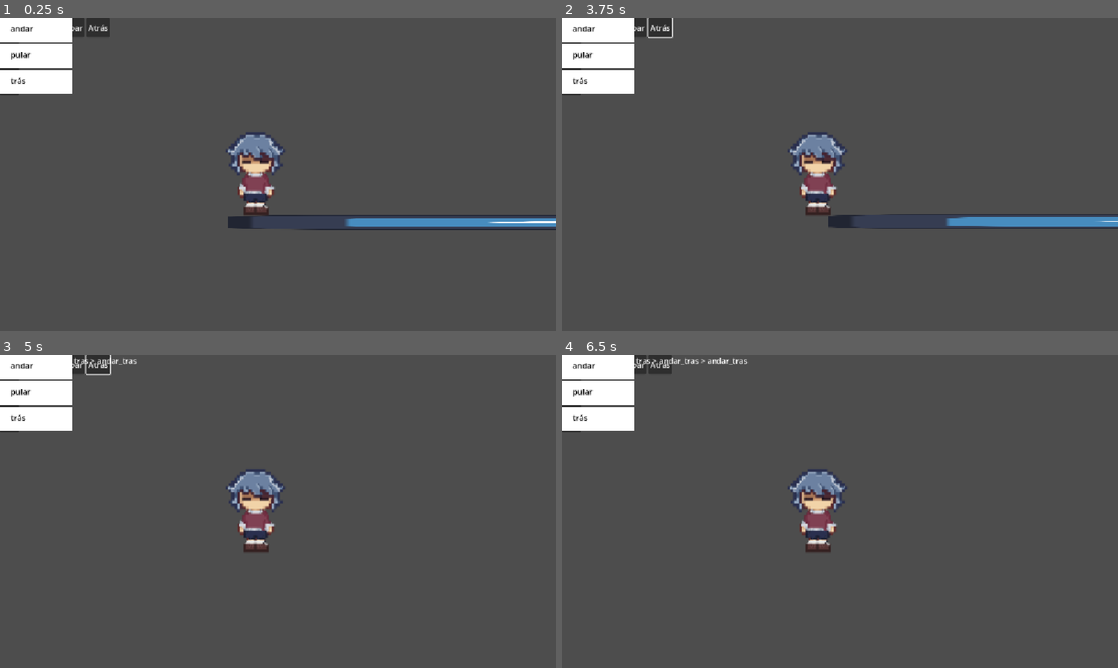
Above: before the commit, frames 1-4 (two rows, left to right).
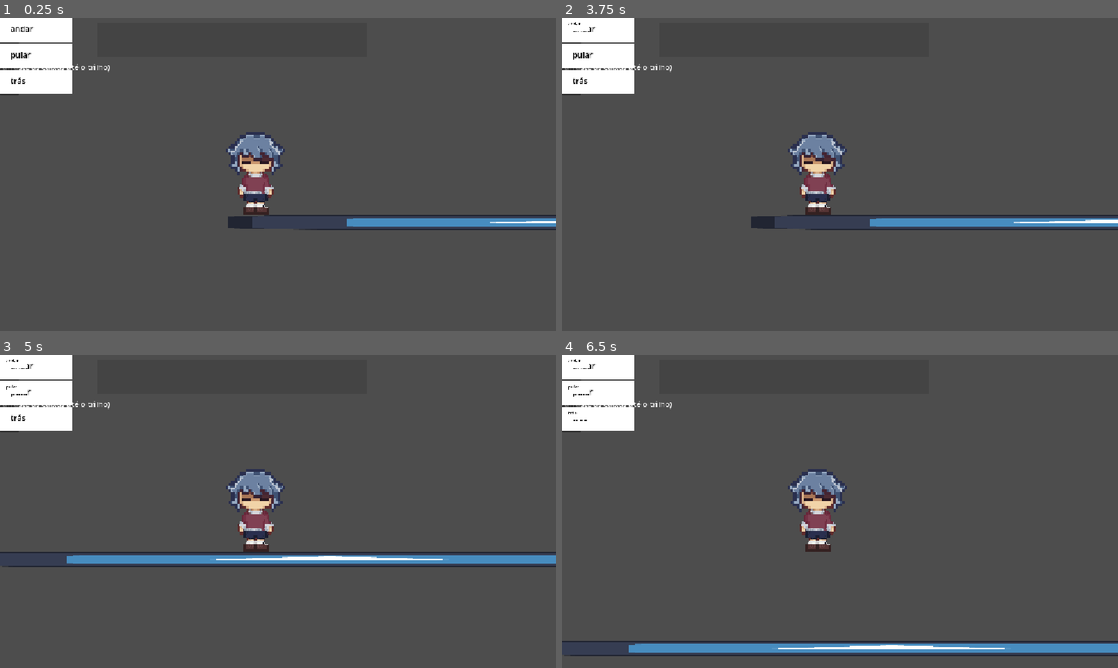
Above: after the commit, the same moments.

Repository: EnzGM/drag--n-play
Game: Godot game, scene res://Scenes/fase_teste.tscn
Two runs of this game, one before a commit and one after it. Both use one fixed random seed, a clock stepped at 60 frames per second and the inputs below. The engine's default icon, where the game draws it, is replaced by a stand-in: a white triangle on a blue panel in a dark square.
Inputs (mouse positions are in pixels of both pictures, inside the frame that each line leads up to):
- Up to frame 1 (0.25 s): no input
- Up to frame 2 (3.75 s): click (573, 27) at 0.5 s, where only the run before the commit has a clickable "Andar"; click (600, 27) at 1.25 s, where only the run before the commit has a clickable "Pular"; click (628, 27) at 2 s, where only the run before the commit has a clickable "Limpar"; click (662, 27) at 2.75 s, where only the run before the commit has a clickable "Atrás"; tap Enter at 3.5 s; move the mouse to (600, 30) at 3.52 s; hold Right (ui_right) from 3.53 s (still down); hold E (Executar) from 3.53 s (still down); click (600, 30) at 3.67 s
- Up to frame 3 (5 s): keep holding Right (ui_right); tap Keypad Enter (ui_accept) at 3.77, 4.52 s; move the mouse to (38, 392) at 4.27 s; release E (Executar) at 4.28 s; tap E (Executar) at 4.35 s; click (38, 392) at 4.42 s
- Up to frame 4 (6.5 s): move the mouse to (600, 420) at 5.02 s; release Right (ui_right) at 5.03 s; hold Left (ui_left) 5.03-5.78 s; hold E (Executar) 5.03-5.78 s; click (600, 420) at 5.17 s; move the mouse to (812, 574) at 5.77 s; hold Right (ui_right) from 5.78 s (still down); tap E (Executar) at 5.85 s; click (812, 574) at 5.92 s; tap Keypad Enter (ui_accept) at 6.02 s

The runs differ from the first frame. In frame 1, 0.8% of the frame differs, in the area x 0-96%, y 0-67%; in frame 2, 2.5%; in frame 3, 4.1%; in frame 4, 4.4%, in the area x 0-100%, y 0-97%.

Commit message:
commit
mecanica central finalmente

Diff:
--- a/Scenes/fase_teste.tscn
+++ b/Scenes/fase_teste.tscn
@@ -11,7 +11,7 @@
 [sub_resource type="RectangleShape2D" id="RectangleShape2D_8hgew"]
 
 [sub_resource type="RectangleShape2D" id="RectangleShape2D_vwym3"]
-size = Vector2(921, 2)
+size = Vector2(1466, 0)
 
 [node name="fase_teste" type="Node2D" unique_id=1790296245]
 script = ExtResource("1_seb3k")
@@ -33,32 +33,56 @@
 [node name="CanvasLayer" type="CanvasLayer" parent="." unique_id=1543111422]
 
 [node name="HBoxContainer" type="HBoxContainer" parent="CanvasLayer" unique_id=585862628]
+visible = false
 offset_right = 40.0
 offset_bottom = 40.0
 
 [node name="BAndar" type="Button" parent="CanvasLayer/HBoxContainer" unique_id=1760240029]
+visible = false
 layout_mode = 2
 focus_mode = 0
 text = "Andar"
 
 [node name="BPular" type="Button" parent="CanvasLayer/HBoxContainer" unique_id=1223240646]
+visible = false
 layout_mode = 2
 focus_mode = 0
 text = "Pular"
 
 [node name="BLimpar" type="Button" parent="CanvasLayer/HBoxContainer" unique_id=956812940]
+visible = false
 layout_mode = 2
 focus_mode = 0
 text = "Limpar
 "
 
 [node name="BAtras" type="Button" parent="CanvasLayer/HBoxContainer" unique_id=993982551]
+visible = false
 layout_mode = 2
 text = "Atrás"
 
+[node name="Trilho" type="Control" parent="CanvasLayer" unique_id=724813205]
+layout_mode = 3
+anchors_preset = 0
+offset_left = 200.0
+offset_top = 10.0
+offset_right = 760.0
+offset_bottom = 80.0
+
+[node name="Fundo" type="ColorRect" parent="CanvasLayer/Trilho" unique_id=724813206]
+layout_mode = 1
+anchors_preset = 15
+anchor_right = 1.0
+anchor_bottom = 1.0
+grow_horizontal = 2
+grow_vertical = 2
+mouse_filter = 2
+color = Color(0.2, 0.2, 0.2, 0.35)
+
 [node name="ListaComandos" type="Label" parent="CanvasLayer" unique_id=2079746017]
-offset_right = 40.0
-offset_bottom = 23.0
+offset_top = 90.0
+offset_right = 400.0
+offset_bottom = 130.0
 
 [node name="TextoVitoria" type="Label" parent="CanvasLayer" unique_id=1747130364]
 visible = false
@@ -95,26 +119,29 @@
 "
 metadata/_edit_use_anchors_ = true
 
-[node name="Panel" type="Panel" parent="CanvasLayer" unique_id=1492597069]
+[node name="Caixas" type="Panel" parent="CanvasLayer" unique_id=1492597069]
 offset_right = 40.0
 offset_bottom = 160.0
 
-[node name="VBoxContainer" type="VBoxContainer" parent="CanvasLayer/Panel" unique_id=1178443373]
+[node name="VBoxContainer" type="VBoxContainer" parent="CanvasLayer/Caixas" unique_id=1178443373]
 custom_minimum_size = Vector2(150, 0)
 layout_mode = 0
 offset_right = 40.0
 offset_bottom = 160.0
 
-[node name="Caixa" parent="CanvasLayer/Panel/VBoxContainer" unique_id=379628843 instance=ExtResource("4_vbr3q")]
+[node name="Caixa" parent="CanvasLayer/Caixas/VBoxContainer" unique_id=379628843 instance=ExtResource("4_vbr3q")]
 layout_mode = 2
+e_modelo = true
 
-[node name="Caixa2" parent="CanvasLayer/Panel/VBoxContainer" unique_id=1958715490 instance=ExtResource("4_vbr3q")]
+[node name="Caixa2" parent="CanvasLayer/Caixas/VBoxContainer" unique_id=1958715490 instance=ExtResource("4_vbr3q")]
 layout_mode = 2
 tipo_comando = "pular"
+e_modelo = true
 
-[node name="Caixa3" parent="CanvasLayer/Panel/VBoxContainer" unique_id=1598818988 instance=ExtResource("4_vbr3q")]
+[node name="Caixa3" parent="CanvasLayer/Caixas/VBoxContainer" unique_id=1598818988 instance=ExtResource("4_vbr3q")]
 layout_mode = 2
 tipo_comando = "trás"
+e_modelo = true
 
 [node name="Objetivo" type="Area2D" parent="." unique_id=1666651102]
 
@@ -131,14 +158,8 @@
 [node name="ZonaDeMortee" type="Area2D" parent="." unique_id=716782223]
 
 [node name="CollisionShape2d" type="CollisionShape2D" parent="ZonaDeMortee" unique_id=1165413617]
-position = Vector2(78.5, 80)
+position = Vector2(-62, 79)
 shape = SubResource("RectangleShape2D_vwym3")
-
-[node name="Caixa" parent="." unique_id=1380797841 instance=ExtResource("4_vbr3q")]
-offset_left = -96.00001
-offset_top = -57.0
-offset_right = 3.9999924
-offset_bottom = -7.0
 
 [connection signal="pressed" from="CanvasLayer/HBoxContainer/BAndar" to="." method="_on_b_andar_pressed"]
 [connection signal="pressed" from="CanvasLayer/HBoxContainer/BPular" to="." method="_on_b_pular_pressed"]
--- a/Scripts/caixa.gd
+++ b/Scripts/caixa.gd
@@ -3,6 +3,7 @@
 var arrastando = false
 var offset_mouse = Vector2.ZERO
 @export var tipo_comando = "andar"
+@export var e_modelo = false
 
 
 func _ready():
@@ -10,14 +11,32 @@
 
 
 func _gui_input(event):
-	if event is InputEventMouseButton and event.button_index == MOUSE_BUTTON_LEFT:
-		if event.pressed:
+	# Só cuidamos do CLIQUE aqui. O "soltar o mouse" é tratado no _process,
+	# porque quando a caixa é uma cópia recém-criada a partir de um modelo,
+	# quem recebeu o clique original foi o modelo (não a cópia), então o
+	# evento de "soltar" nunca chegaria até a cópia por aqui.
+	if event is InputEventMouseButton and event.button_index == MOUSE_BUTTON_LEFT and event.pressed:
+		if e_modelo:
+			var copia = duplicate()
+			get_tree().current_scene.get_node("CanvasLayer").add_child(copia)
+			copia.e_modelo = false
+			copia.global_position = global_position
+			copia.arrastando = true
+			copia.offset_mouse = get_global_mouse_position() - copia.global_position
+		else:
 			arrastando = true
 			offset_mouse = get_global_mouse_position() - global_position
-		else:
-			arrastando = false
 
 
 func _process(_delta):
-	if arrastando:
-		global_position = get_global_mouse_position() - offset_mouse
+	if not arrastando:
+		return
+
+	global_position = get_global_mouse_position() - offset_mouse
+
+	# Checa se o botão do mouse ainda está pressionado (polling), em vez de
+	# esperar um evento de "release" que pode nunca chegar até essa caixa.
+	if not Input.is_mouse_button_pressed(MOUSE_BUTTON_LEFT):
+		arrastando = false
+		if get_tree().current_scene.has_method("soltar_caixa"):
+			get_tree().current_scene.soltar_caixa(self)
--- a/Scripts/fase_teste.gd
+++ b/Scripts/fase_teste.gd
@@ -1,11 +1,25 @@
 extends Node2D
 
+const MAX_COMANDOS = 5
+const ESPACO_ENTRE_CAIXAS = 110.0
+
+# Converte o "tipo_comando" da caixa pro comando que o Player entende.
+const MAPA_COMANDOS = {
+	"andar": "andar",
+	"pular": "pular",
+	"trás": "andar_tras",
+}
+
 var lista_montada = []
+var comandos_no_trilho = []  # guarda as caixas (nós), na ordem em que aparecem
 var posicao_inicial_player
+
+@onready var trilho: Control = $CanvasLayer/Trilho
 
 
 func _ready():
 	posicao_inicial_player = $Player.global_position
+	atualizar_texto()
 
 
 func _input(event):
@@ -14,27 +28,68 @@
 		$Player.executar_comandos()
 
 
-func _on_b_andar_pressed():
-	lista_montada.append("andar")
+# Chamado pelo caixa.gd toda vez que o jogador solta uma caixa.
+func soltar_caixa(caixa):
+	var centro = caixa.global_position + (caixa.size * caixa.scale) / 2.0
+	var dentro_do_trilho = trilho.get_global_rect().has_point(centro)
+
+	if dentro_do_trilho:
+		if not comandos_no_trilho.has(caixa):
+			if comandos_no_trilho.size() >= MAX_COMANDOS:
+				# Limite de comandos atingido: a caixa não entra.
+				caixa.queue_free()
+				return
+			comandos_no_trilho.append(caixa)
+	elif comandos_no_trilho.has(caixa):
+		# Foi arrastada pra fora do trilho: remove da sequência.
+		comandos_no_trilho.erase(caixa)
+		caixa.queue_free()
+
+	reorganizar_trilho()
+
+
+func reorganizar_trilho():
+	# Ordena pela posição X atual, pra respeitar a ordem que o jogador montou.
+	comandos_no_trilho.sort_custom(func(a, b): return a.global_position.x < b.global_position.x)
+
+	for i in comandos_no_trilho.size():
+		var caixa = comandos_no_trilho[i]
+		caixa.global_position = trilho.global_position + Vector2(i * ESPACO_ENTRE_CAIXAS, 0)
+
+	lista_montada.clear()
+	for caixa in comandos_no_trilho:
+		lista_montada.append(MAPA_COMANDOS.get(caixa.tipo_comando, caixa.tipo_comando))
+
 	atualizar_texto()
 
+
+# Os botões antigos ficam como stub (não fazem mais nada) pra não quebrar
+# as conexões de sinal que já existem na cena. Dá pra apagar os botões
+# e essas funções mais pra frente, quando não precisar mais deles.
+func _on_b_andar_pressed():
+	pass
+
 func _on_b_atras_pressed():
-	lista_montada.append("andar_tras")
-	atualizar_texto()
+	pass
 
 func _on_b_pular_pressed():
-	lista_montada.append("pular")
-	atualizar_texto()
+	pass
 
 
 func _on_b_limpar_pressed():
 	$Player.interromper()
+	for caixa in comandos_no_trilho:
+		caixa.queue_free()
+	comandos_no_trilho.clear()
 	lista_montada.clear()
 	atualizar_texto()
 
 
 func atualizar_texto():
-	$CanvasLayer/ListaComandos.text = " > ".join(lista_montada)
+	var texto = " > ".join(lista_montada)
+	if texto == "":
+		texto = "(arraste as caixas até o trilho)"
+	$CanvasLayer/ListaComandos.text = "%s\nComandos: %d/%d" % [texto, comandos_no_trilho.size(), MAX_COMANDOS]
 
 
 func _on_objetivo_body_entered(body):
@@ -46,15 +101,11 @@
 	$Player.interromper()
 	$Player.global_position = posicao_inicial_player
 	$Player.velocity = Vector2.ZERO
-	lista_montada.clear()
-	atualizar_texto()
 	$CanvasLayer/TextoVitoria.visible = false
 
 
 func _on_b_reiniciar_pressed():
 	$Player.global_position = posicao_inicial_player
 	$Player.velocity = Vector2.ZERO
-	lista_montada.clear()
-	atualizar_texto()
 	$"CanvasLayer/TextoVitoria".visible = false
 	$"CanvasLayer/BReiniciar".visible = false
--- a/project.godot
+++ b/project.godot
@@ -40,4 +40,5 @@
 
 [rendering]
 
+textures/canvas_textures/default_texture_filter=0
 rendering_device/driver.windows="d3d12"
